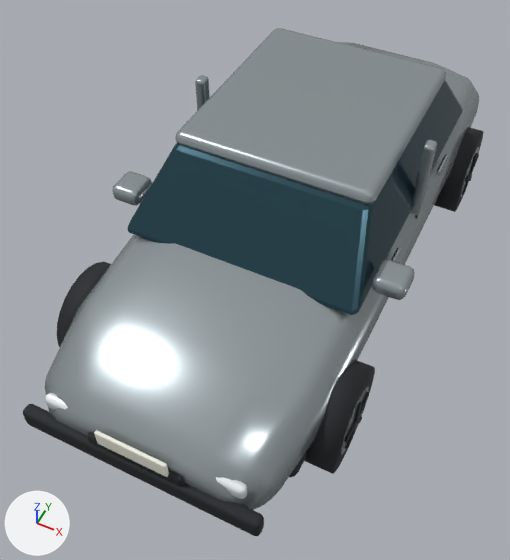
Before and after pictures for a commit that changed the glTF model public/assets/models/sedan.glb.
Rendered twice from a 50 mm lens placed at (1.5, -3.73, 4.31), pointed at (-0.1, -0.54, 0.32). Every picture has the same lights, and +X, +Y and +Z are marked at lower left. The older version comes first. Vertices at exactly the same position are counted once.

In view in the first picture: 'Alloy', 'BodyPaint', 'Glass', 'Headlights', 'Road paint', 'Rubber'.
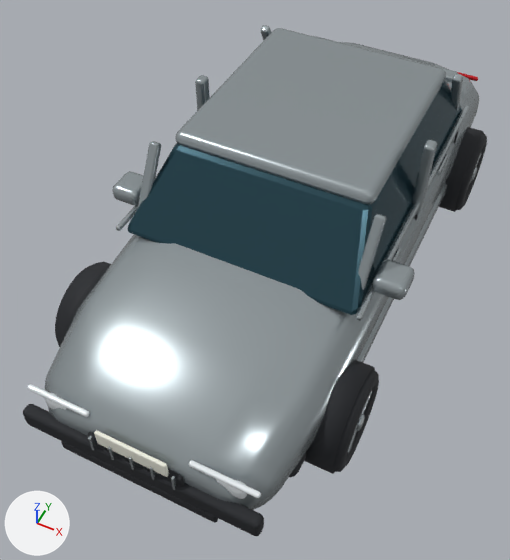
Edits to the bpy script that builds the scene:
```text
Change me_sculpted_vehicle_shell:
    remove me_sculpted_vehicle_shell.from_pydata(...)  # 878 vertices, 1732 faces; spans x -1.07..1.07, y -2.28..2.28, z 0.23..1.47
    add me_sculpted_vehicle_shell.from_pydata(...)  # 1550 vertices, 3048 faces; spans x -1.07..1.07, y -2.28..2.28, z 0.23..1.47
    me_sculpted_vehicle_shell part 1: the loose piece of 96 vertices spanning x -0.89..-0.82, y 0.07..0.17, z 0.87..1.47 is copied, and the copy is multiplied about its middle by the matrix ((1.014, 0.0, 0.0), (0.0, 0.54, 0.494), (0.0, -0.323, 0.824)), then moved by (0.07, -0.89, 0.01); it spans x -0.82..-0.75, y -0.94..-0.6, z 0.93..1.43
    me_sculpted_vehicle_shell part 2: the loose piece of 96 vertices spanning x -0.89..-0.82, y 0.07..0.17, z 0.87..1.47 is copied, and the copy is multiplied about its middle by the matrix ((1.014, 0.0, 0.0), (0.0, 0.558, -0.444), (0.0, 0.291, 0.852)), then moved by (0.07, 1.03, 0.01); it spans x -0.82..-0.75, y 1.0..1.3, z 0.92..1.44
    me_sculpted_vehicle_shell part 3: the loose piece of 96 vertices spanning x 0.82..0.89, y 0.07..0.17, z 0.87..1.47 is copied, and the copy is multiplied about its middle by the matrix ((1.014, 0.0, 0.0), (0.0, 0.54, 0.494), (0.0, -0.323, 0.824)), then moved by (-0.07, -0.89, 0.01); it spans x 0.75..0.82, y -0.94..-0.6, z 0.93..1.43
    me_sculpted_vehicle_shell part 4: the loose piece of 96 vertices spanning x 0.82..0.89, y 0.07..0.17, z 0.87..1.47 is copied, and the copy is multiplied about its middle by the matrix ((1.014, 0.0, 0.0), (0.0, 0.558, -0.444), (0.0, 0.291, 0.852)), then moved by (-0.07, 1.03, 0.01); it spans x 0.75..0.82, y 1.0..1.3, z 0.92..1.44
    me_sculpted_vehicle_shell part 5: a new loose piece of 96 vertices spanning x 0.81..0.91, y -1.38..1.38, z 0.34..0.47, in mat_bodypaint (grey #a6afb3)
    me_sculpted_vehicle_shell part 6: a new loose piece of 96 vertices spanning x -0.68..0.68, y 1.63..1.77, z 0.98..1.04, in mat_bodypaint (grey #a6afb3)
    other edits to the shape of me_sculpted_vehicle_shell do not show in these pictures
Change me_cube_001:
    remove me_cube_001.from_pydata(...)  # 2204 vertices, 4288 faces; spans x -1.04..1.04, y -2.33..2.33, z -0.35..0.46
    add me_cube_001.from_pydata(...)  # 3436 vertices, 6728 faces; spans x -1.08..1.08, y -2.33..2.36, z -0.35..0.55
    me_cube_001 part 7: the loose piece of 80 vertices spanning x -0.32..0.32, y -2.31..-2.26, z 0.13..0.25 is copied, and the copy is multiplied about its middle by the matrix ((1.725, 0.0, 0.0), (0.0, 0.889, 0.0), (0.0, 0.0, 0.82)), then moved by (0.0, -0.02, -0.2); it spans x -0.55..0.55, y -2.33..-2.29, z -0.06..0.04
    me_cube_001 part 8: a new loose piece, a torus around x (ring radius 0.29, tube radius 0.07) spanning x -1.08..-0.94, y -1.72..-1.01, z -0.34..0.36, in mat_rubber (black #1e2126)
    me_cube_001 part 9: a new loose piece, a torus around x (ring radius 0.29, tube radius 0.07) spanning x 0.94..1.08, y 1.01..1.72, z -0.34..0.36, in mat_rubber (black #1e2126)
    me_cube_001 part 10: a new loose piece, a torus around x (ring radius 0.29, tube radius 0.07) spanning x 0.94..1.08, y -1.72..-1.01, z -0.34..0.36, in mat_rubber (black #1e2126)
    other edits to the shape of me_cube_001 do not show in these pictures
Change me_cube_005:
    remove me_cube_005.from_pydata(...)  # 520 vertices, 1008 faces; spans x -0.15..1.9, y -2.3..0.9, z -0.74..0.03
    add me_cube_005.from_pydata(...)  # 3624 vertices, 7084 faces; spans x -0.2..1.95, y -3.03..1.72, z -0.74..0.12
    me_cube_005 part 11: 1312 vertices added at x -0.2..0.37, y -2.28..1.72, z -0.7..0.12
    me_cube_005 part 12: 1312 vertices added at x 1.39..1.95, y -2.28..1.72, z -0.7..0.12
    me_cube_005 part 13: 480 vertices added at x 0.59..1.17, y -3.03..-3.0, z -0.39..-0.25
Change me_cube_011:
    remove me_cube_011.from_pydata(...)  # 192 vertices, 376 faces; spans x -0.175..1.194, y -0.035..0.035, z -0.06..0.06
    add me_cube_011.from_pydata(...)  # 384 vertices, 752 faces; spans x -0.27..1.29, y -0.04..0.035, z -0.06..0.117
    me_cube_011 part 14: a new loose piece of 96 vertices spanning x -0.27..0.17, y -0.04..-0.005, z 0.082..0.117, in mat_headlights (white #f6fcff)
    me_cube_011 part 15: a new loose piece of 96 vertices spanning x 0.85..1.29, y -0.04..-0.005, z 0.082..0.117, in mat_headlights (white #f6fcff)
```

Location of each change, (x1, y1, x2, y2) in pixels of the pictures (510 x 560 px):
'BodyPaint', reshaped: before (45, 28, 479, 510); after (45, 25, 479, 510)
'Rubber', reshaped: before (23, 127, 484, 536); after (23, 127, 487, 536)
'Alloy', reshaped: before (340, 146, 479, 454); after (88, 105, 481, 490)
'Headlights', reshaped (16% wider, 8% taller): before (45, 393, 247, 499); after (27, 384, 261, 499)
part 1 of me_sculpted_vehicle_shell, added: after (137, 141, 161, 209)
part 2 of me_sculpted_vehicle_shell, added: after (261, 25, 271, 40)
part 3 of me_sculpted_vehicle_shell, added: after (358, 214, 386, 290)
part 4 of me_sculpted_vehicle_shell, added: after (451, 74, 463, 111)
part 5 of me_sculpted_vehicle_shell, added (mostly hidden): after (357, 183, 447, 362)
part 6 of me_sculpted_vehicle_shell, added: after (314, 36, 458, 83)
part 7 of me_cube_001, added: after (61, 441, 218, 523)
part 8 of me_cube_001, added (mostly hidden): after (55, 265, 92, 342)
part 9 of me_cube_001, added (black): after (455, 133, 487, 210)
part 10 of me_cube_001, added (black): after (333, 369, 379, 472)
part 11 of me_cube_005, added (mostly hidden): after (116, 205, 138, 231)
part 12 of me_cube_005, added: after (348, 105, 481, 453)
part 13 of me_cube_005, added: after (88, 436, 176, 490)
part 14 of me_cube_011, added: after (27, 384, 89, 417)
part 15 of me_cube_011, added: after (189, 460, 261, 498)
